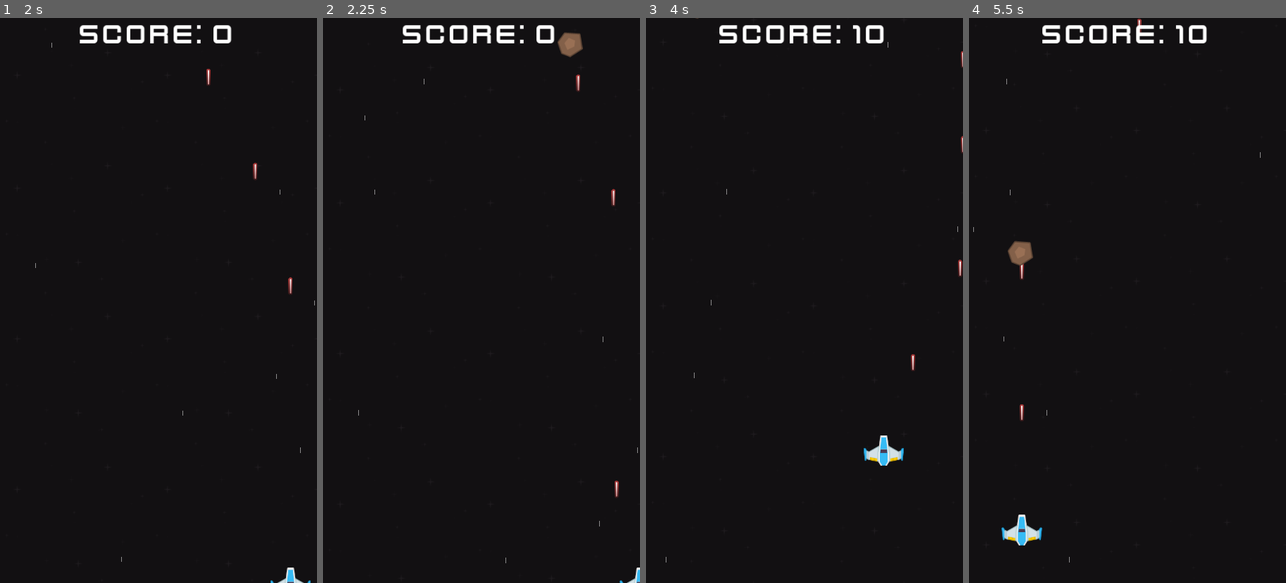
Above: before the commit, frames 1-4 (left to right).
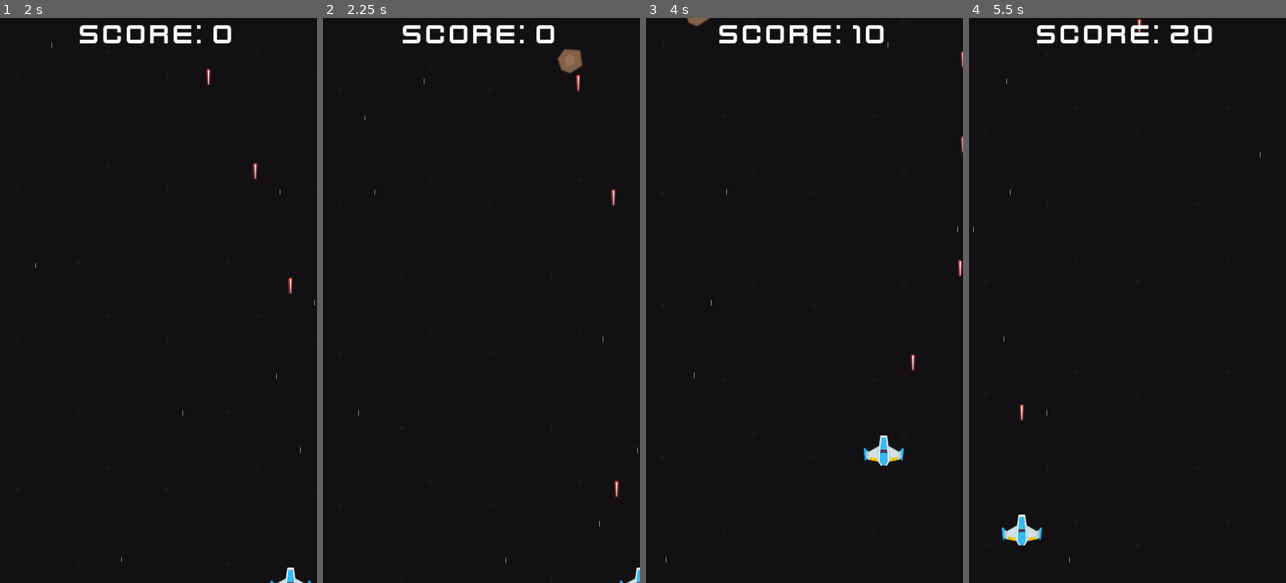
Above: after the commit, the same moments.

Repository: UnusualTitan711x/Stellar-Vortex
Game: Godot game, scene res://scenes/game.tscn
Same seed, same stepped clock (60 frames per second), same inputs: the game is played once before the commit and once after it.
Inputs:
- Up to frame 1 (2 s): tap Enter at 0.5 s; hold D (move_right) 0.53-1.28 s; hold Space (shoot) 0.53-1.28 s; hold S (move_down) from 1.28 s (still down); tap Space (shoot) at 1.35 s
- Up to frame 2 (2.25 s): release S (move_down) at 2.03 s; hold D (move_right) from 2.03 s (still down); hold Space (shoot) from 2.03 s (still down)
- Up to frame 3 (4 s): release D (move_right) at 2.78 s; release Space (shoot) at 2.78 s; hold W (move_up) 2.78-3.53 s; tap Space (shoot) at 2.85 s; hold A (move_left) from 3.53 s (still down); hold Space (shoot) from 3.53 s (still down)
- Up to frame 4 (5.5 s): release Space (shoot) at 4.28 s; tap Space (shoot) at 4.35 s; release A (move_left) at 5.03 s; hold S (move_down) from 5.03 s (still down); hold Space (shoot) from 5.03 s (still down)

Frame 1 is identical in both runs. In frame 2, 0.4% of the frame differs, in the area x 74-82%, y 2-10%; in frame 3, less than 0.1%; in frame 4, 1.3%, in the area x 12-77%, y 1-47%.

Commit message:
tweaked difficulty

Diff:
--- a/scenes/medium_meteor.tscn
+++ b/scenes/medium_meteor.tscn
@@ -4,7 +4,7 @@
 [ext_resource type="Texture2D" uid="uid://fmo7oab03nlt" path="res://assets/kenney_space-shooter-redux/PNG/Meteors/meteorBrown_med1.png" id="2_yyrt5"]
 
 [node name="Meteor" instance=ExtResource("1_lgfb5")]
-speed = 280
+speed = 400
 hp = 1
 points = 10
 
--- a/scenes/meteor.tscn
+++ b/scenes/meteor.tscn
@@ -10,6 +10,7 @@
 collision_layer = 2
 collision_mask = 5
 script = ExtResource("1_vfb63")
+speed = 200
 points = 30
 
 [node name="Sprite2D" type="Sprite2D" parent="."]
--- a/scripts/game.gd
+++ b/scripts/game.gd
@@ -64,10 +64,10 @@
 	elif Input.is_action_just_pressed("reset"):
 		get_tree().reload_current_scene()
 
-	if spawn_timer.wait_time > 0.5:
-		spawn_timer.wait_time -= delta * 0.005
-	elif spawn_timer.wait_time < 0.5:
-		spawn_timer.wait_time = 0.5
+	if spawn_timer.wait_time > 0.4:
+		spawn_timer.wait_time -= delta * 0.02
+	elif spawn_timer.wait_time < 0.4:
+		spawn_timer.wait_time = 0.4
 
 	parallax_bg.scroll_offset.y += delta * scroll_speed
 
